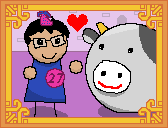
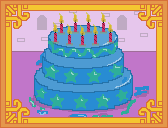
Revision of a layered 168px x 128px image; what changed, layer by layer:
added group "host copy 2" with 30 layers above "host copy" over [23, 11, 156, 117]
added layer "Layer 32" in group "host copy 2" over [30, 37, 131, 117]
added layer "Layer 31" in group "host copy 2" over [29, 41, 149, 117]
added layer "Layer 30 copy 3" in group "host copy 2" over [109, 64, 123, 78]
added layer "Layer 30 copy" in group "host copy 2" over [87, 69, 101, 83]
added layer "Layer 30 copy 2" in group "host copy 2" over [45, 65, 59, 79]
added layer "Layer 30 copy 6" in group "host copy 2" over [50, 94, 64, 108]
added layer "Layer 30 copy 5" in group "host copy 2" over [96, 94, 110, 108]
added layer "Layer 30 copy 4" in group "host copy 2" over [74, 95, 88, 109]
added layer "Layer 30" in group "host copy 2" over [64, 69, 78, 83]
added layer "Layer 29 copy 3" in group "host copy 2" over [100, 12, 107, 34]
added layer "Layer 29 copy 2" in group "host copy 2" over [85, 12, 92, 34]
added layer "Layer 29 copy" in group "host copy 2" over [72, 12, 79, 34]
added layer "Layer 28" in group "host copy 2" over [34, 26, 133, 95]
added layer "Layer 27" in group "host copy 2" over [49, 26, 117, 48]
added layer "Layer 27 copy" in group "host copy 2" over [49, 36, 117, 58]
added layer "Layer 27 copy 2" (1st of 2, in "host copy 2") in group "host copy 2" over [43, 42, 123, 68]
added layer "Layer 27 copy 2" (2nd of 2, in "host copy 2") in group "host copy 2" over [43, 58, 123, 84]
added layer "Layer 27 copy 3" (1st of 2, in "host copy 2") in group "host copy 2" over [35, 61, 132, 92]
added layer "Layer 27 copy 3" (2nd of 2, in "host copy 2") in group "host copy 2" over [35, 79, 132, 110]
added layer "Layer 33" in group "host copy 2" over [29, 61, 149, 117]
added layer "caslte-bg copy 2" (1st of 3, in "host copy 2") in group "host copy 2" over [23, 11, 156, 117]
hid group "host copy" (12 layers) over [23, 11, 156, 117]
showed "story-socialise" over [23, 11, 156, 117]
…and 8 more changes (8 added)
